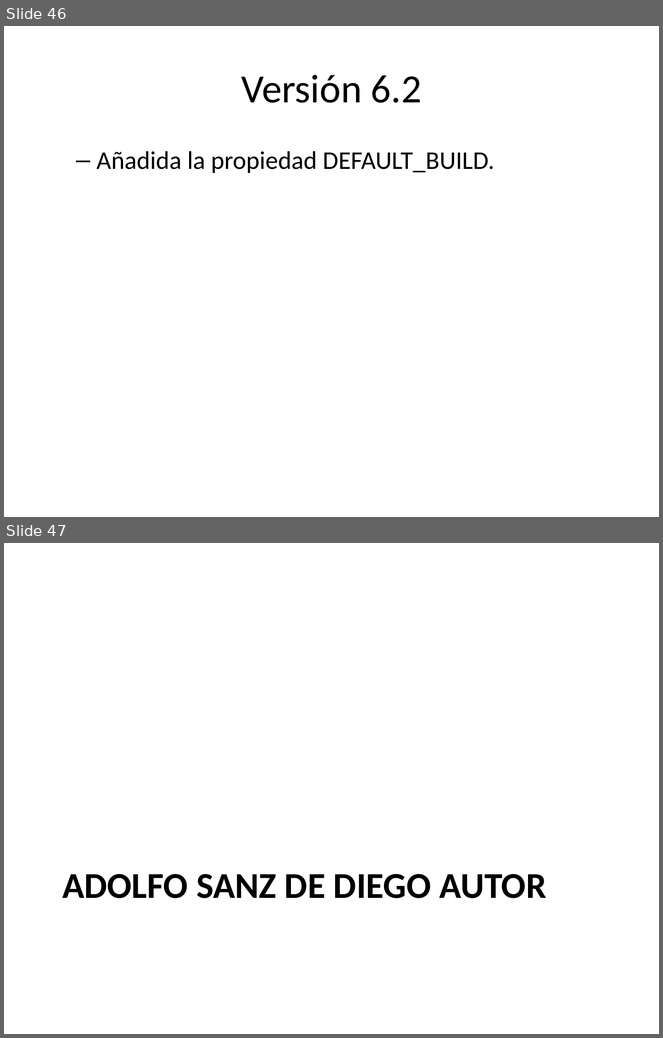
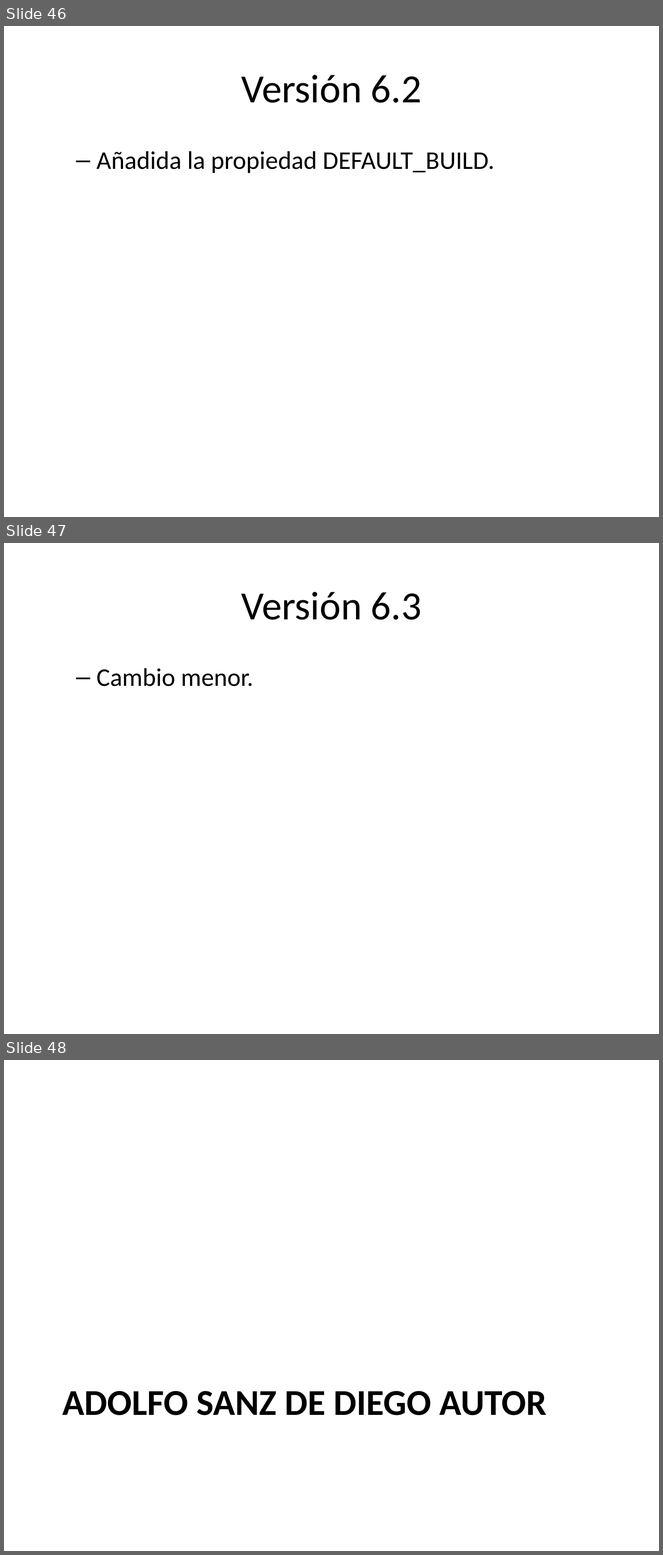
Before and after one commit to asanzdiego/markdownslides, a slide deck: doc/export/leeme-slides.pptx. Shown one above the other, each under a label of ours: slides 46 and 47 before the commit, slides 46, 47 and 48 after it. The pictures are 663x1038 and 663x1555 pixels, drawn with LibreOffice and Linux fonts; fonts in the diff are those of the drawing. Boxes give left, top, right and bottom in pixels: in the first picture for what was removed or moved away, otherwise in the second. Text is boxed around its words. In the diff, an @@ line names an element or a change of style, - is before the commit and + after.

```diff
--- a/doc/export/leeme-slides.pptx
+++ b/doc/export/leeme-slides.pptx
@@ slide 47 added at [4,543,659,1034], background #FFFFFF @@
@@ title added at [241,592,422,620], 44 pt, text #000000 @@
+Versión 6.3
@@ text added at [97,668,253,687], 28 pt, text #000000 @@
+  – Cambio menor.
@@ what was slide 47 is now slide 48 @@
```
Also in this commit, not shown: 1 slide changed, 30 other files.
